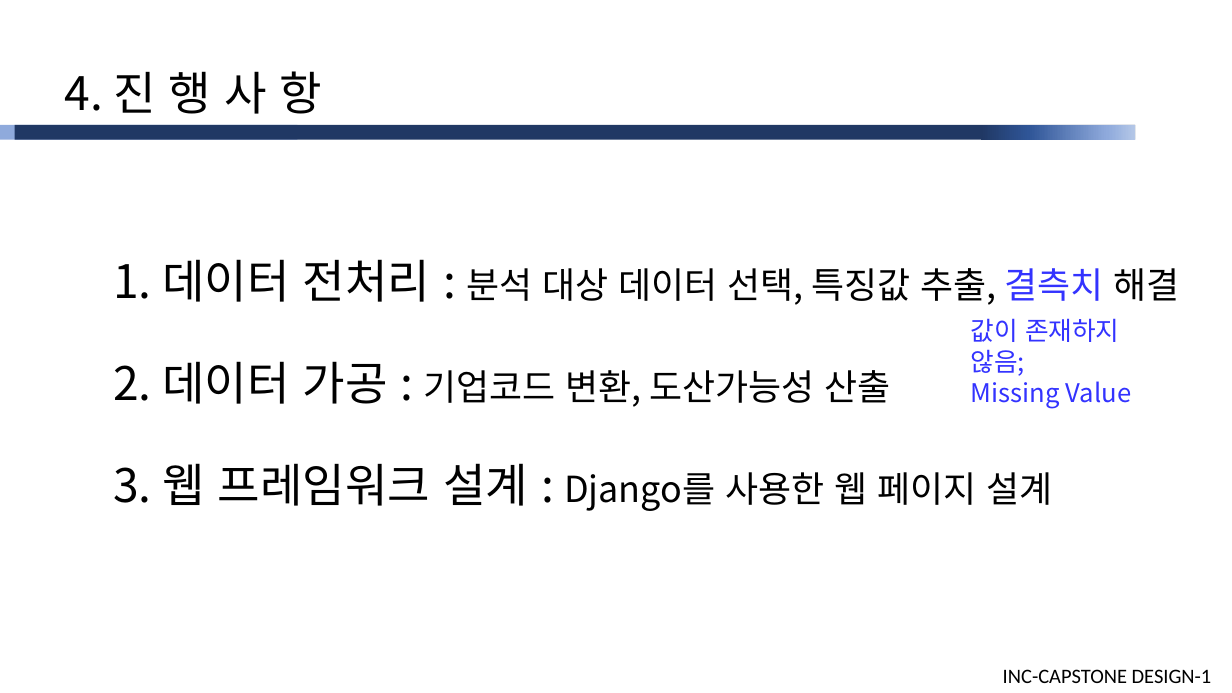
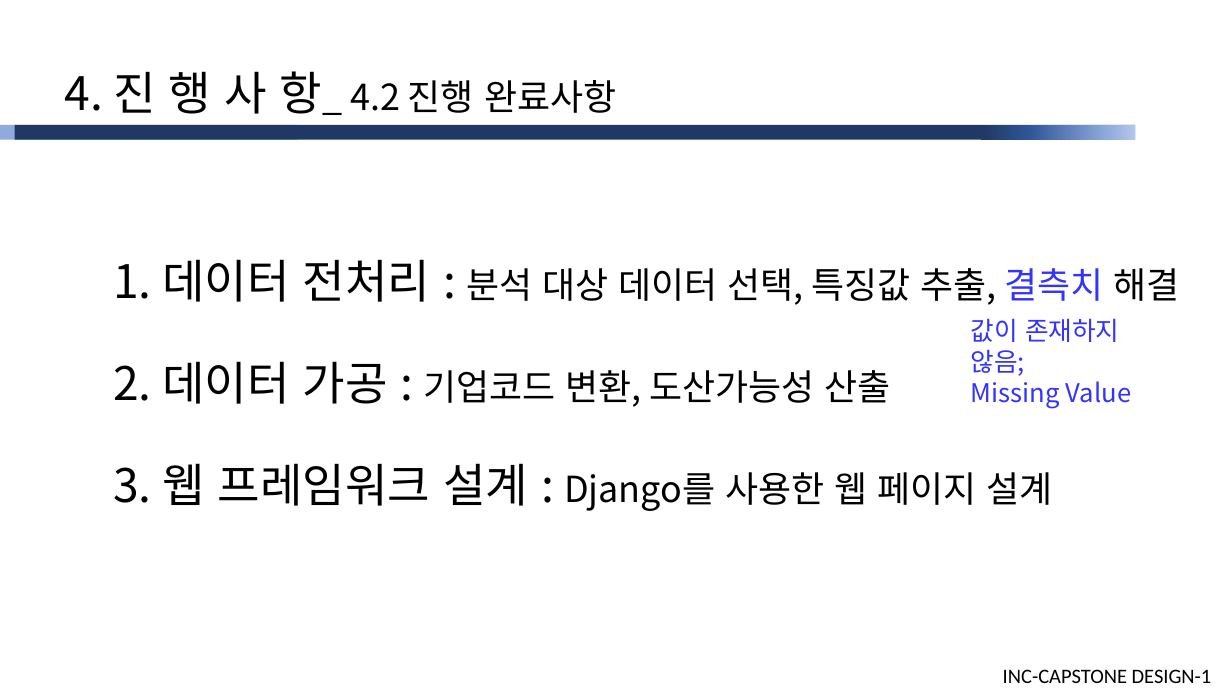
Before and after one commit to cutiecrab/CAR, a slide deck: slide 13 of 주차별 상세/10주/[피드백미반영]산학캡스톤디자인1_발표자료(10주).pptx (slide 11 before the commit). Drawn at 1232x693 pixels with LibreOffice and Linux fonts; fonts in the diff are those of the drawing. Boxes give left, top, right and bottom in pixels: in the first picture for what was removed or moved away, otherwise in the second. Text is boxed around its words. In the diff, an @@ line names an element or a change of style, - is before the commit and + after.

```diff
--- a/주차별 상세/10주/[피드백미반영]산학캡스톤디자인1_발표자료(10주).pptx
+++ b/주차별 상세/10주/[피드백미반영]산학캡스톤디자인1_발표자료(10주).pptx
@@ text at (x1=64, y1=71, x2=616, y2=115): text changed; size 36 to 28 pt @@
-4. 진 행 사 항
+4. 진 행 사 항_ 4.2 진행 완료사항
```
Also in this commit, not shown: 20 other slides changed, 7 slides added, 3 slides removed.
